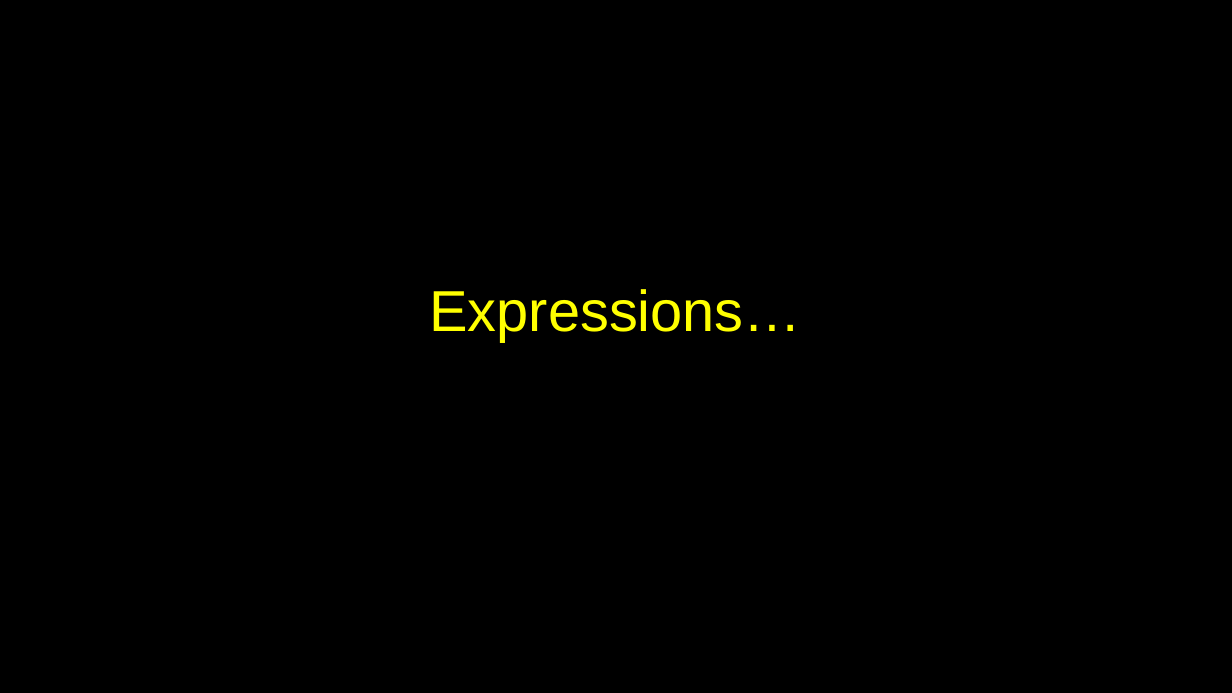
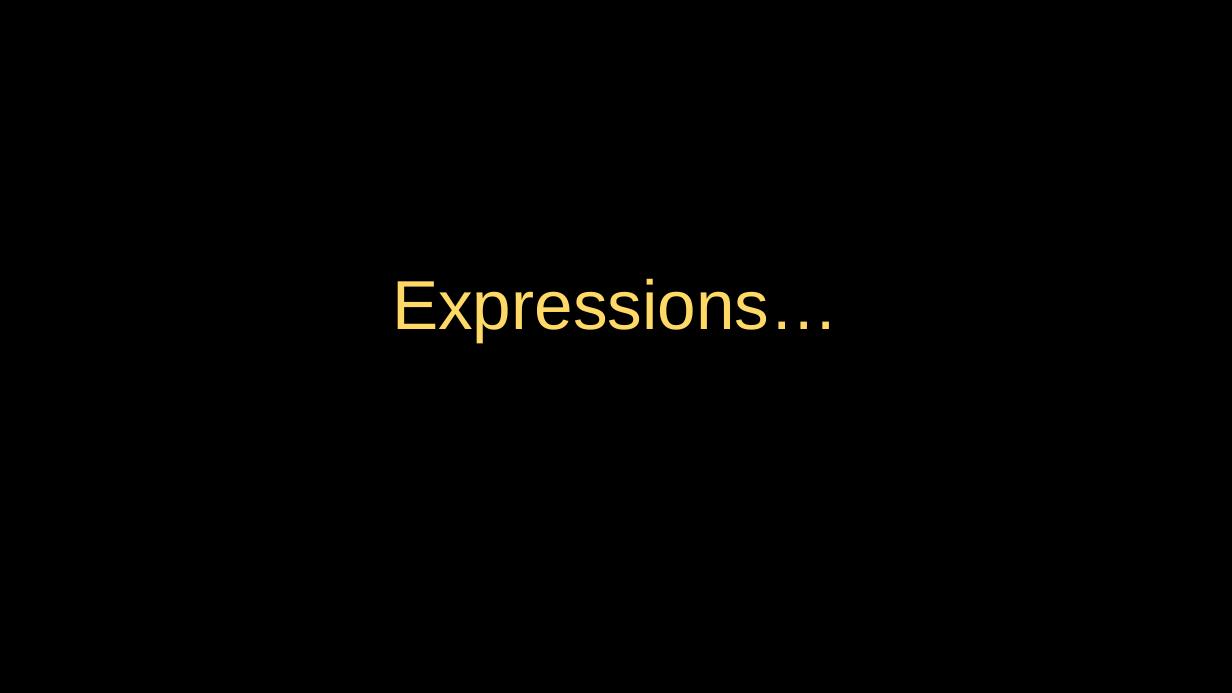
Before and after one commit to csev/py4e, a slide deck: slide 15 of lectures3/Pythonlearn-02-Expressions.pptx. Drawn at 1232x693 pixels with LibreOffice and Linux fonts; fonts in the diff are those of the drawing. Boxes give left, top, right and bottom in pixels: in the first picture for what was removed or moved away, otherwise in the second. Text is boxed around its words. In the diff, an @@ line names an element or a change of style, - is before the commit and + after.

```diff
--- a/lectures3/Pythonlearn-02-Expressions.pptx
+++ b/lectures3/Pythonlearn-02-Expressions.pptx
@@ title "Expressions…" at box(392, 278, 839, 342): size 60 to 72 pt, text colour #FFFF00 to #FFD966 @@
```
Also in this commit, not shown: 24 other slides changed, 1 slide removed, 7 other files.
